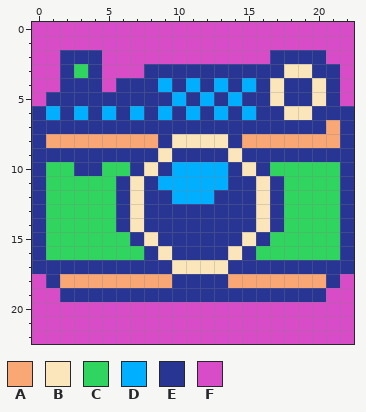
Pixel-art sprite: docs/assets/favicon.png. The first picture shows the starting point.
The file is 23x23 pixels.
Palette (. is transparent): A #f9a875  B #fae6ba  C #30d55f  D #00afff  E #283593  F #d84cc8
Pixels before, first column x 0:
 0 FFFFFFFFFFFFFFFFFFFFFFF
 1 FFFFFFFFFFFFFFFFFFFFFFF
 2 FFEEEFFFFFFFFFFFFEEEEFF
 3 FFECEFFFEEEEEEEEEEBBEEF
 4 FFEEEFEEEDEDEDEDEBEEBEF
 5 FEEEEEEEEEDEDEDEEBEEBEF
 6 EDEDEDEDEDEDEDEDEEBBEEE
 7 EEEEEEEEEEEEEEEEEEEEEAE
 8 EAAAAAAAAEBBBBEAAAAAAAE
 9 EEEEEEEEEBEEEEBEEEEEEEE
10 ECCEECCEBEDDDDEBECCCCCE
11 ECCCCCEBEDDDDDEEBECCCCE
12 ECCCCCEBEEDDDEEEBECCCCE
13 ECCCCCEBEEEEEEEEBECCCCE
14 ECCCCCEBEEEEEEEEBECCCCE
15 ECCCCCCEBEEEEEEBECCCCCE
16 ECCCCCCCEBEEEEBECCCCCCE
17 EEEEEEEEEEBBBBEEEEEEEEE
18 FEAAAAAAAAEEEEAAAAAAAEF
19 FFEEEEEEEEEEEEEEEEEEEFF
20 FFFFFFFFFFFFFFFFFFFFFFF
21 FFFFFFFFFFFFFFFFFFFFFFF
22 FFFFFFFFFFFFFFFFFFFFFFF
After:
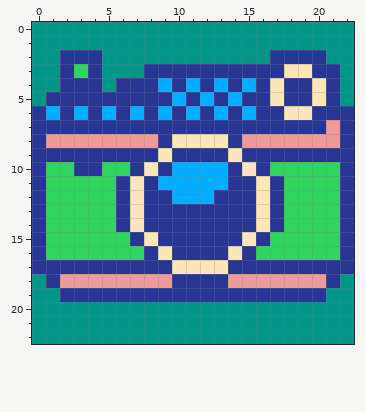
What changed:
Colour A changes from #f9a875 to #ef9a9a.
Colour F changes from #d84cc8 to #009688.
